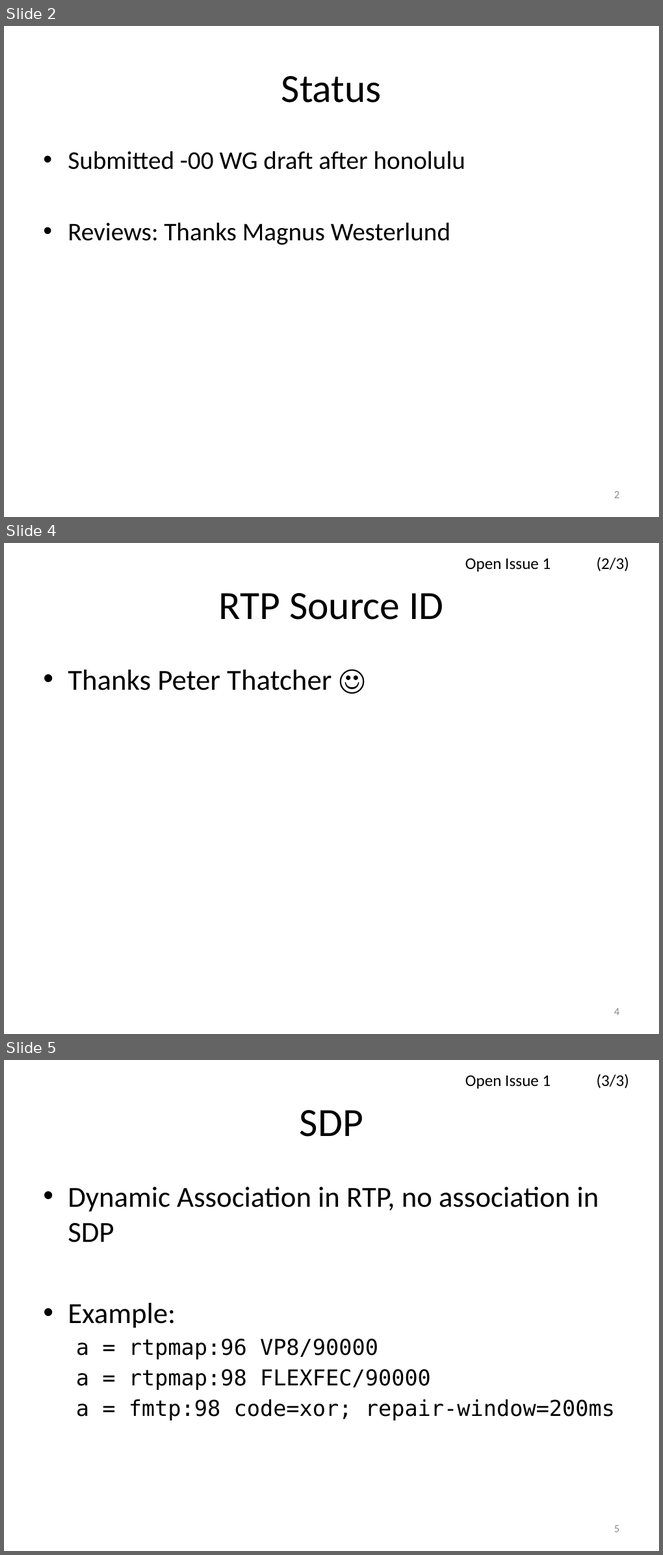
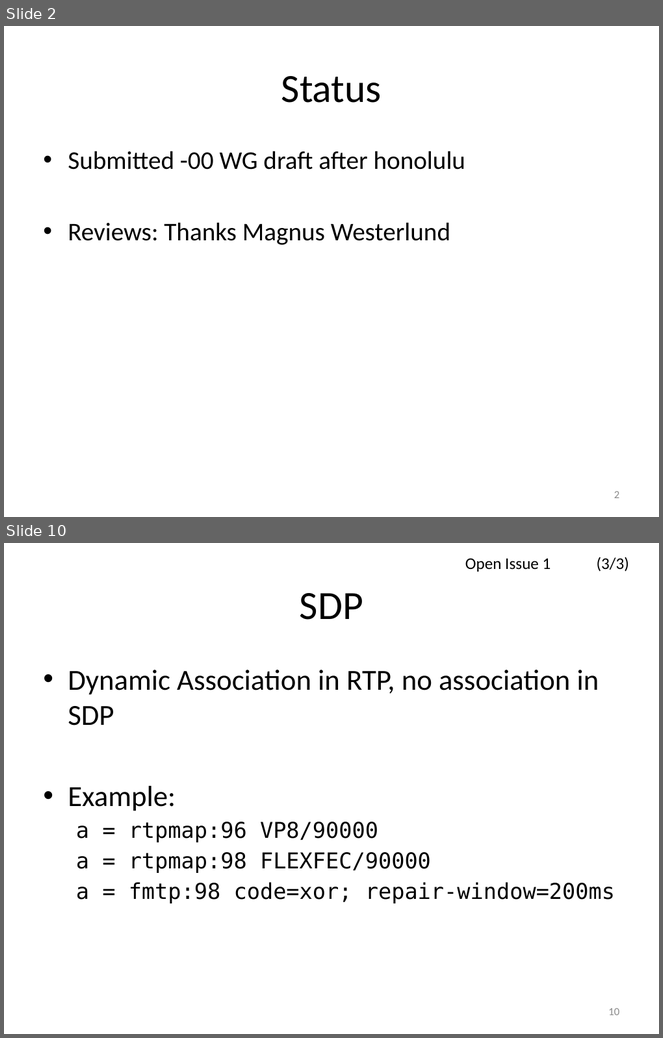
Before and after one commit to vr000m/payload-1d2d-parity-fec, a slide deck: 1d2d/presentations/92-payload-flexible-fec.pptx. Shown one above the other, each under a label of ours: slides 2, 4 and 5 before the commit, slides 2 and 10 after it; the slides between them are not shown. The pictures are 663x1555 and 663x1038 pixels, drawn with LibreOffice and Linux fonts; fonts in the diff are those of the drawing. Boxes give left, top, right and bottom in pixels: in the first picture for what was removed or moved away, otherwise in the second. Text is boxed around its words. In the diff, an @@ line names an element or a change of style, - is before the commit and + after.

```diff
--- a/1d2d/presentations/92-payload-flexible-fec.pptx
+++ b/1d2d/presentations/92-payload-flexible-fec.pptx
@@ slide 4 removed at bbox=[4, 543, 659, 1034], background #FFFFFF @@
@@ text removed at bbox=[466, 557, 629, 572] @@
-Open Issue 1 (2/3)
@@ title removed at bbox=[219, 593, 443, 620] @@
-RTP Source ID
@@ text removed at bbox=[68, 670, 332, 691] @@
-• Thanks Peter Thatcher ☺
@@ page number removed at bbox=[614, 1008, 620, 1016] @@
-4
@@ what was slide 5 is now slide 10 @@
@@ page number at bbox=[608, 1008, 620, 1016]: text changed @@
-5
+10
```
Also in this commit, not shown: 2 slides changed, 6 slides added.
